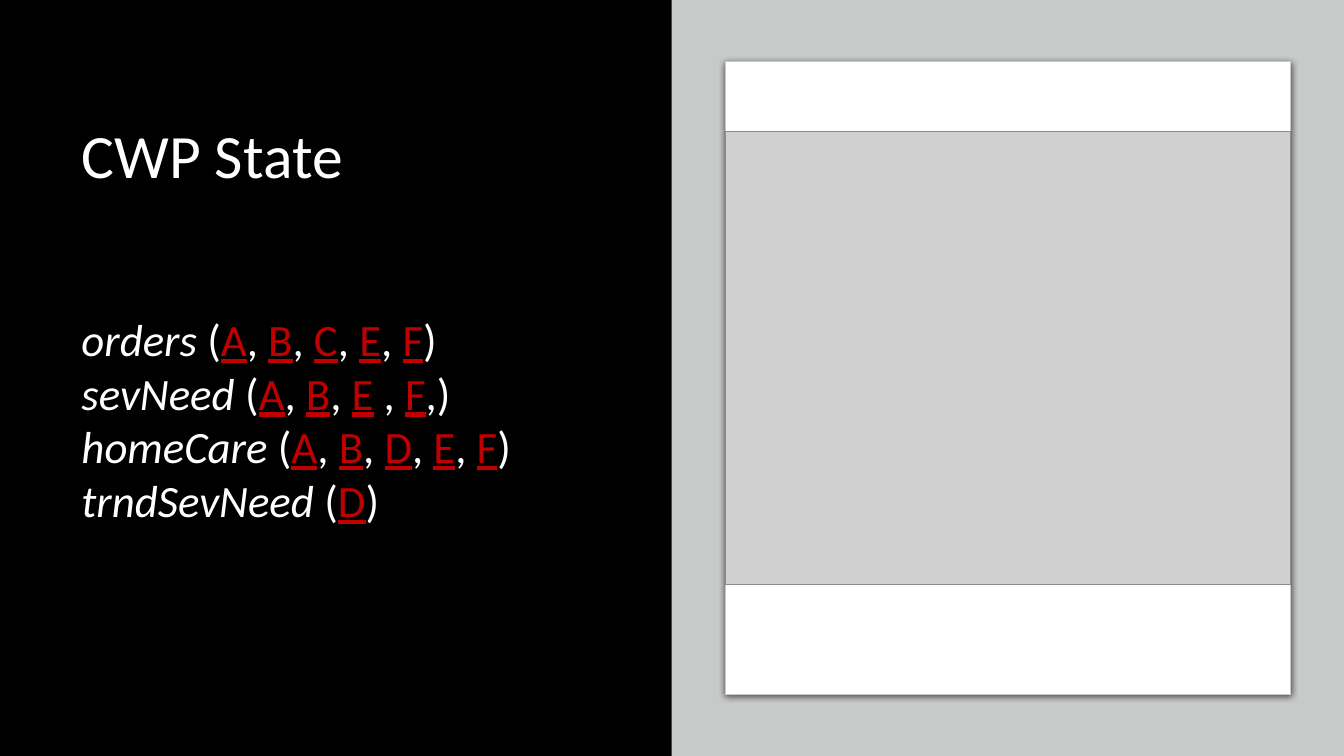
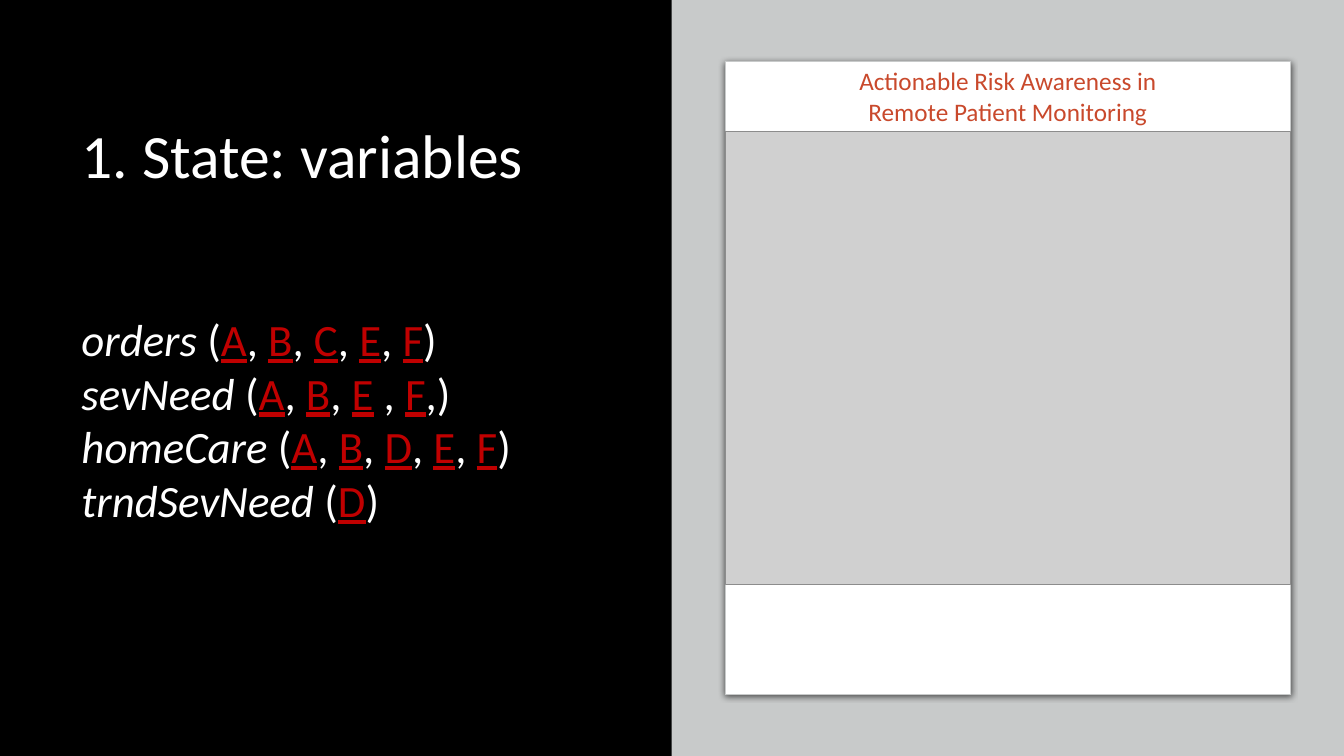
Before and after one commit to ericmercer/SPIN-bpmn-cwp-verification-paper, a slide deck: slide 9 of presentation/syscon-2022.pptx. Drawn at 1344x756 pixels with LibreOffice and Linux fonts; fonts in the diff are those of the drawing; grey boxes stand for pictures. Boxes give left, top, right and bottom in pixels: in the first picture for what was removed or moved away, otherwise in the second. Text is boxed around its words. In the diff, an @@ line names an element or a change of style, - is before the commit and + after.

```diff
--- a/presentation/syscon-2022.pptx
+++ b/presentation/syscon-2022.pptx
@@ text added at bbox=[859, 72, 1156, 126], 18 pt, text #C9492C @@
+Actionable Risk Awareness in Remote Patient Monitoring
@@ title at bbox=[82, 135, 523, 179]: text changed @@
-CWP State
+1. State: variables
```
Also in this commit, not shown: 17 other slides changed.
